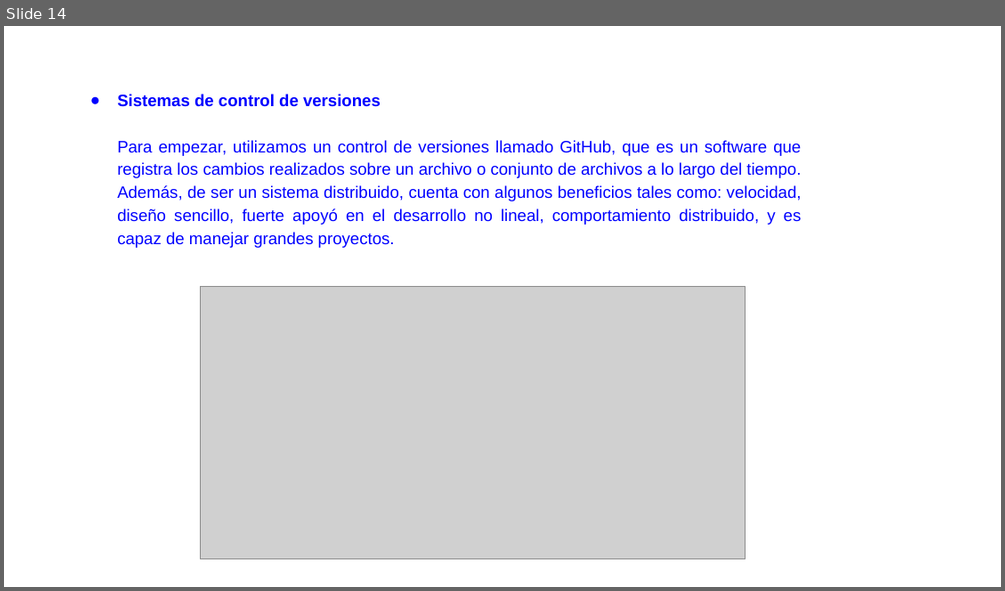
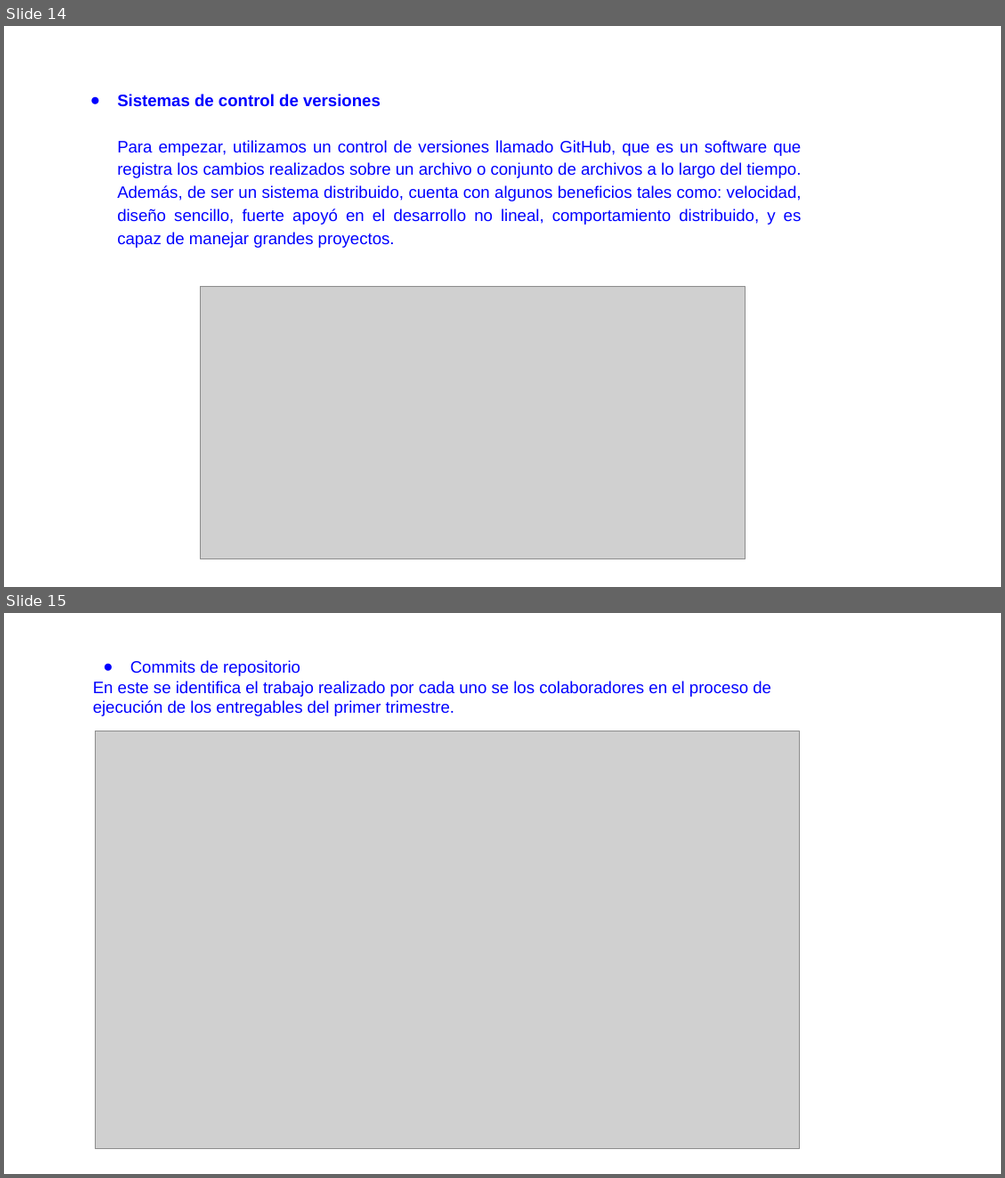
Before and after one commit to Stevenpc82/SOD-NiceJeans, a slide deck: 1.Presentacion de proyecto/PRESENTACION_AVANCES_PROYECTO.pptx. Shown one above the other, each under a label of ours: slide 14 before the commit, slides 14 and 15 after it. The pictures are 1005x591 and 1005x1178 pixels, drawn with LibreOffice and Linux fonts; fonts in the diff are those of the drawing; grey boxes stand for pictures; background and template pictures are left out. Boxes give left, top, right and bottom in pixels: in the first picture for what was removed or moved away, otherwise in the second. Text is boxed around its words. In the diff, an @@ line names an element or a change of style, - is before the commit and + after.

```diff
--- a/1.Presentacion de proyecto/PRESENTACION_AVANCES_PROYECTO.pptx
+++ b/1.Presentacion de proyecto/PRESENTACION_AVANCES_PROYECTO.pptx
@@ slide 15 added at bbox=[4, 613, 1001, 1174], background picture (left out) @@
@@ text added at bbox=[93, 660, 771, 716], 16 pt, text #0000FF @@
+● Commits de repositorio
+En este se identifica el trabajo realizado por cada uno se los colaboradores en el proceso de ejecución de los entregables del primer trimestre.
@@ picture added at bbox=[96, 730, 799, 1149] @@
```
Also in this commit, not shown: 3 slides changed, 3 other slides added, 3 slides removed, 1 other file.
